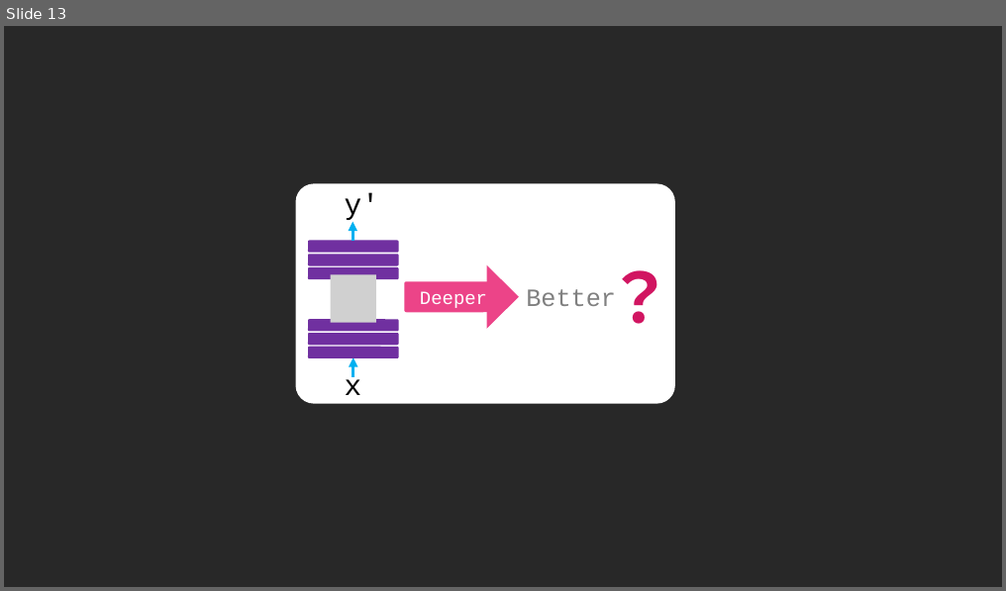
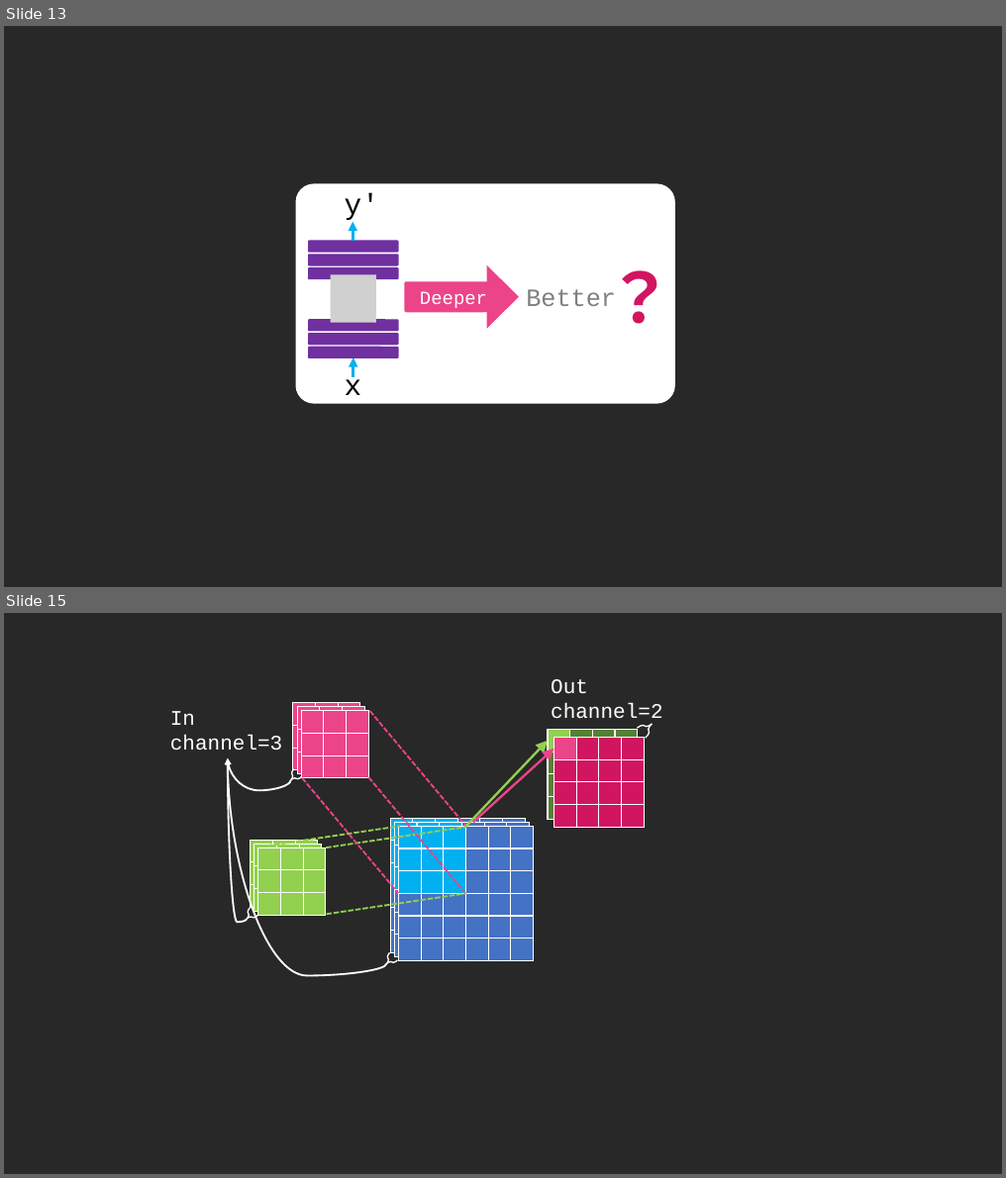
Before and after one commit to CSP-GD/deep-learning-summary, a slide deck: img/img.pptx. Shown one above the other, each under a label of ours: slide 13 before the commit, slides 13 and 15 after it; the slides between them are not shown. The pictures are 1006x591 and 1006x1178 pixels, drawn with LibreOffice and Linux fonts; fonts in the diff are those of the drawing; grey boxes stand for pictures. Boxes give left, top, right and bottom in pixels: in the first picture for what was removed or moved away, otherwise in the second. Text is boxed around its words. In the diff, an @@ line names an element or a change of style, - is before the commit and + after.

```diff
--- a/img/img.pptx
+++ b/img/img.pptx
@@ slide 15 added at [4,613,1002,1174], background #282828 @@
@@ group added at [170,679,662,976]: 194 rectangles, 6 lines, 4 right braces, 3 curved arrows, 2 arrows, 2 texts @@
+In channel=3
+Out channel=2
```
Also in this commit, not shown: 4 other slides added, 8 other files.
